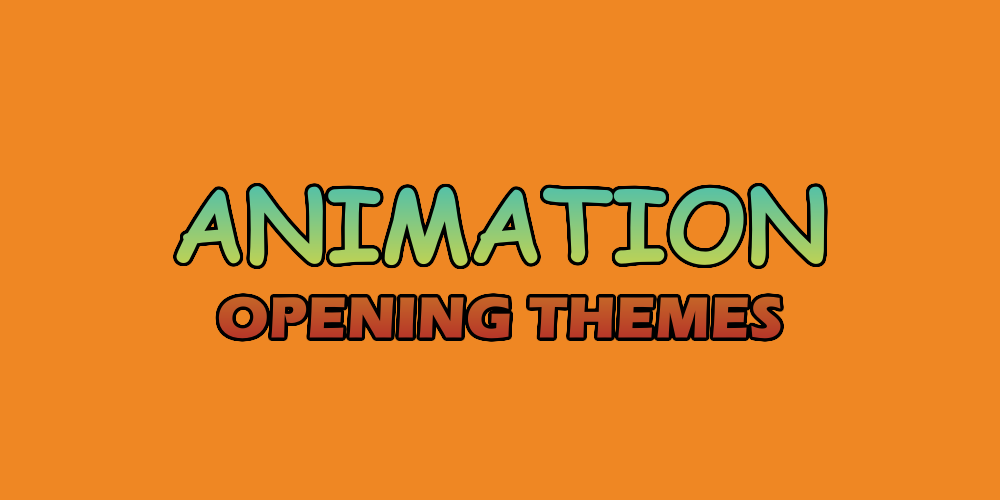
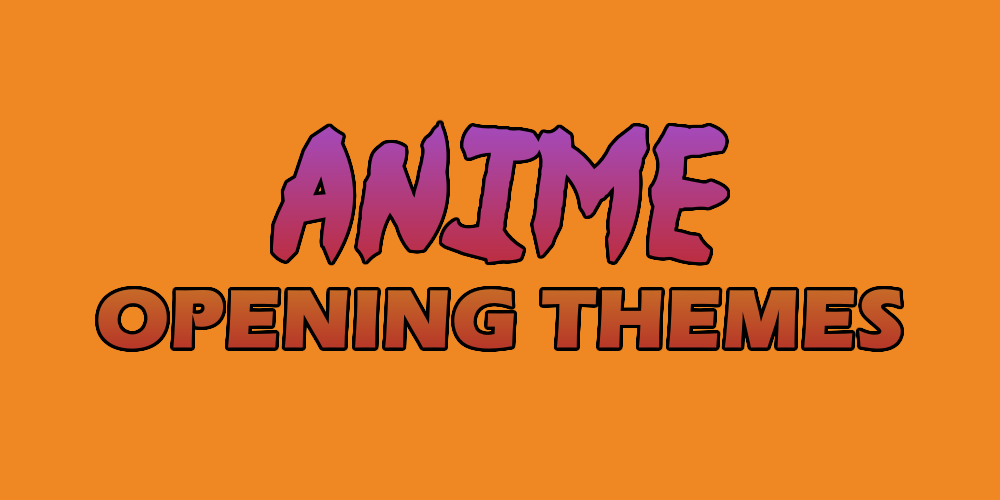
The second (1000, 500) image is a revision of the first. Changes to its layers:
painted on "Background" over (95, 192, 904, 352)